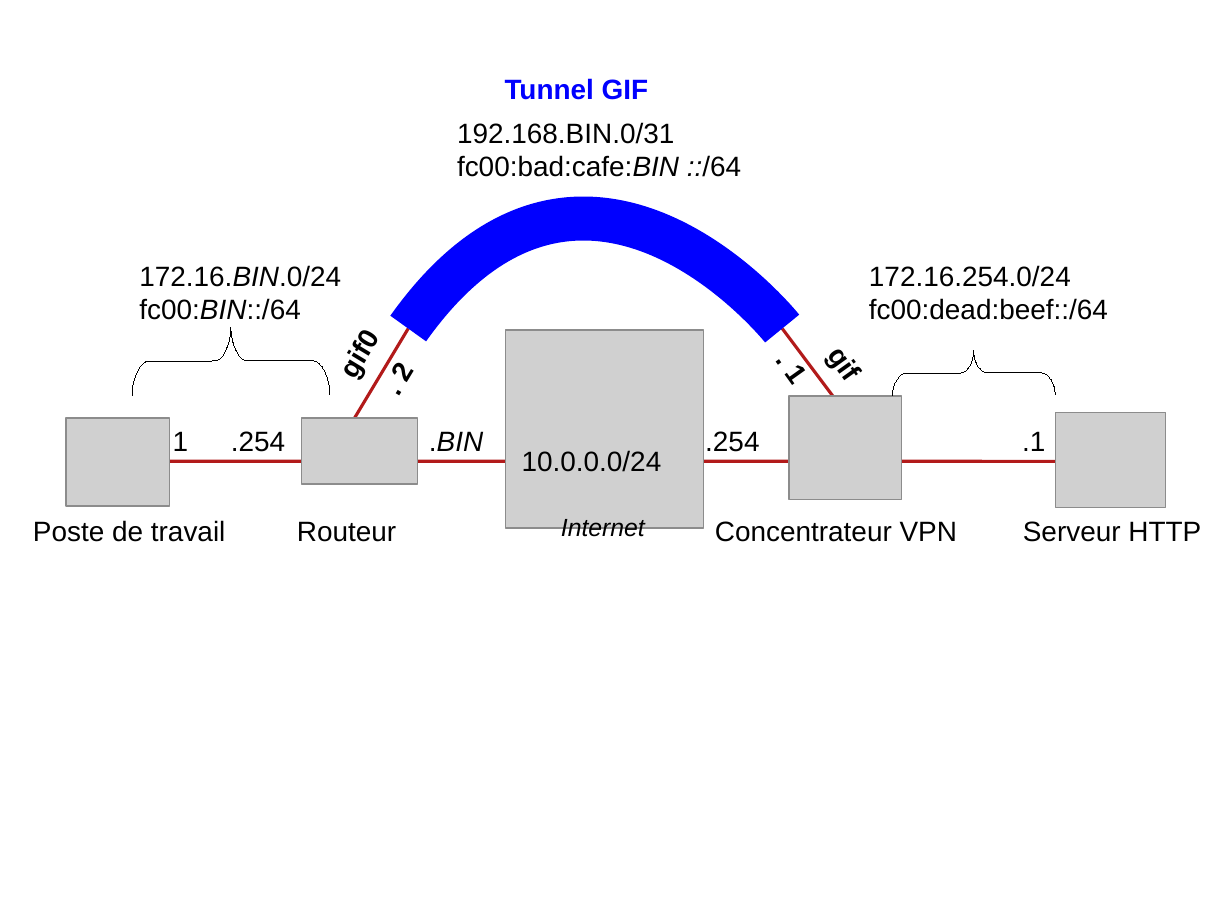
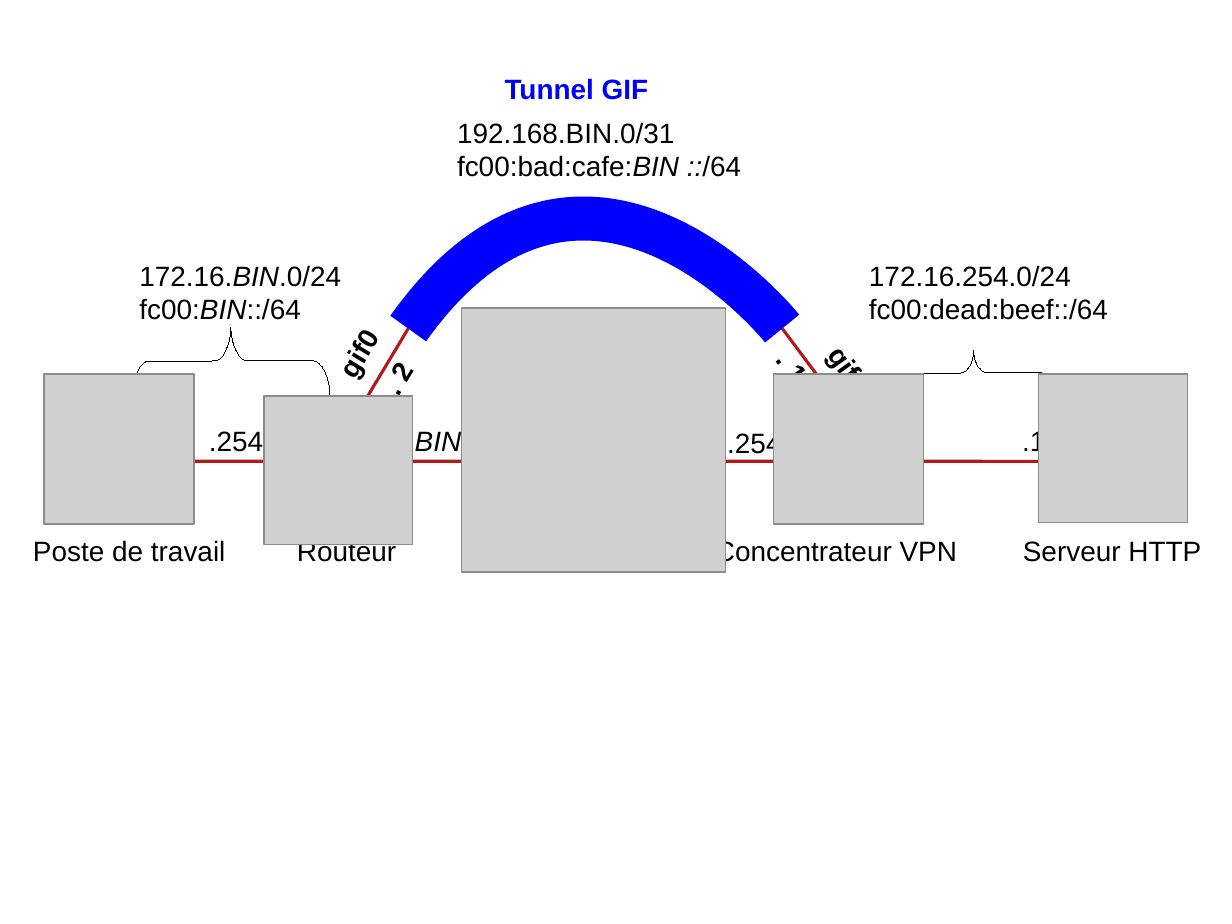
Before and after one commit to ocochard/TP-VPN, a slide deck: slide 4 of schemas.TP.odp (slide 5 before the commit). Drawn at 1232x924 pixels with LibreOffice and Linux fonts; fonts in the diff are those of the drawing; grey boxes stand for pictures. Boxes give left, top, right and bottom in pixels: in the first picture for what was removed or moved away, otherwise in the second. Text is boxed around its words. In the diff, an @@ line names an element or a change of style, - is before the commit and + after.

```diff
--- a/schemas.TP.odp
+++ b/schemas.TP.odp
@@ picture: place and size @@
-picture at (506, 330, 704, 528)
+picture at (462, 309, 726, 572)
@@ picture: place and size @@
-picture at (66, 418, 170, 506)
+picture at (44, 375, 193, 524)
@@ picture: place and size @@
-picture at (789, 396, 902, 500)
+picture at (774, 375, 923, 524)
@@ picture: place and size @@
-picture at (1056, 413, 1166, 508)
+picture at (1040, 375, 1188, 523)
@@ text ".1": place and size @@
-text ".1" at (165, 429, 188, 456)
+text ".1" at (172, 428, 195, 455)
@@ text ".254": place and size @@
-text ".254" at (231, 431, 285, 452)
+text ".254" at (209, 431, 263, 452)
@@ picture: place and size @@
-picture at (302, 418, 418, 484)
+picture at (264, 396, 413, 544)
@@ text ".BIN" rewrapped from (429, 431, 483, 451) to (407, 429, 461, 456) @@
@@ text ".254" rewrapped from (705, 431, 759, 452) to (727, 431, 781, 458) @@
@@ text removed at (522, 450, 662, 472) @@
-10.0.0.0/24
@@ 4 texts: place and size @@
-4 texts at (33, 520, 1201, 542)
+4 texts at (33, 539, 1201, 566)
@@ text removed at (561, 519, 645, 542) @@
-Internet
```
Also in this commit, not shown: 7 other slides changed, 1 slide removed, 30 other files.
